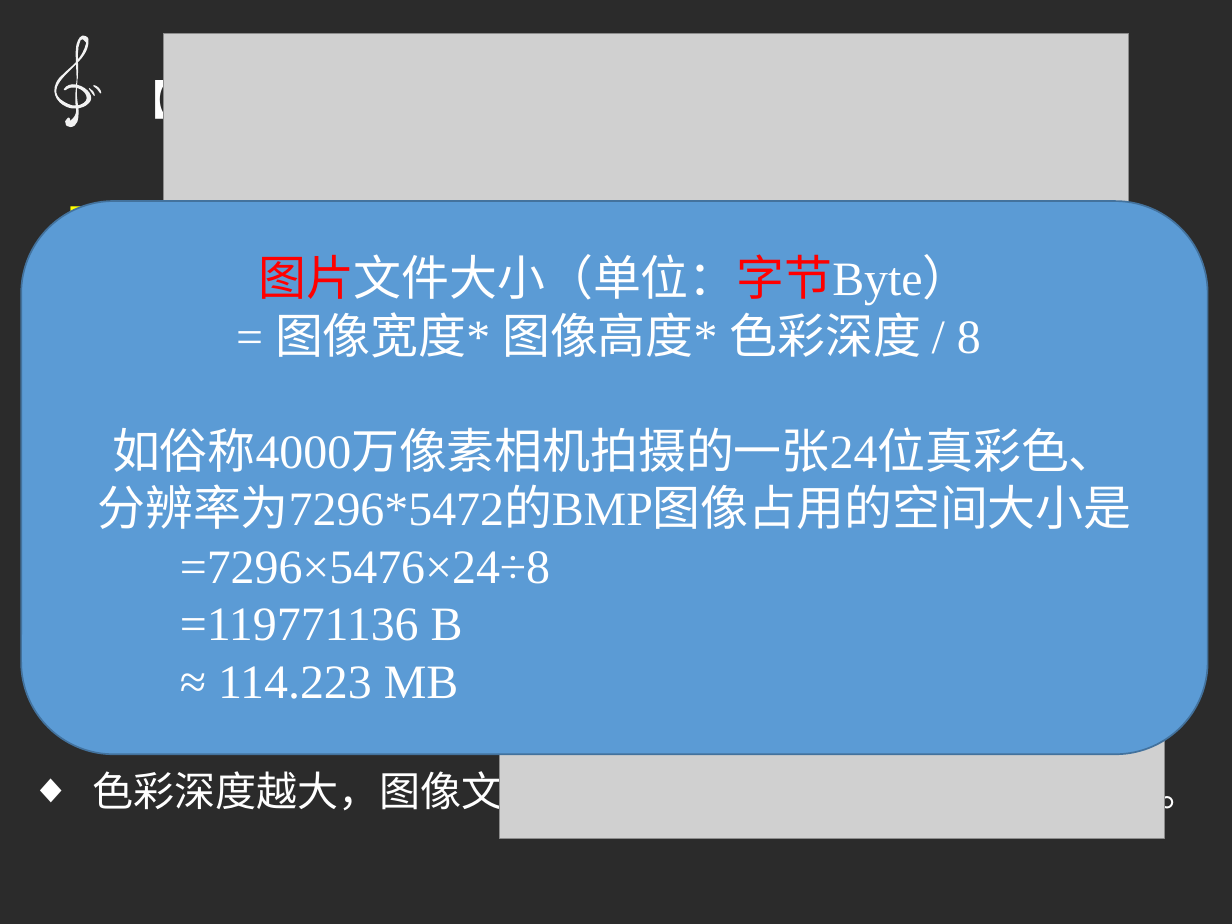
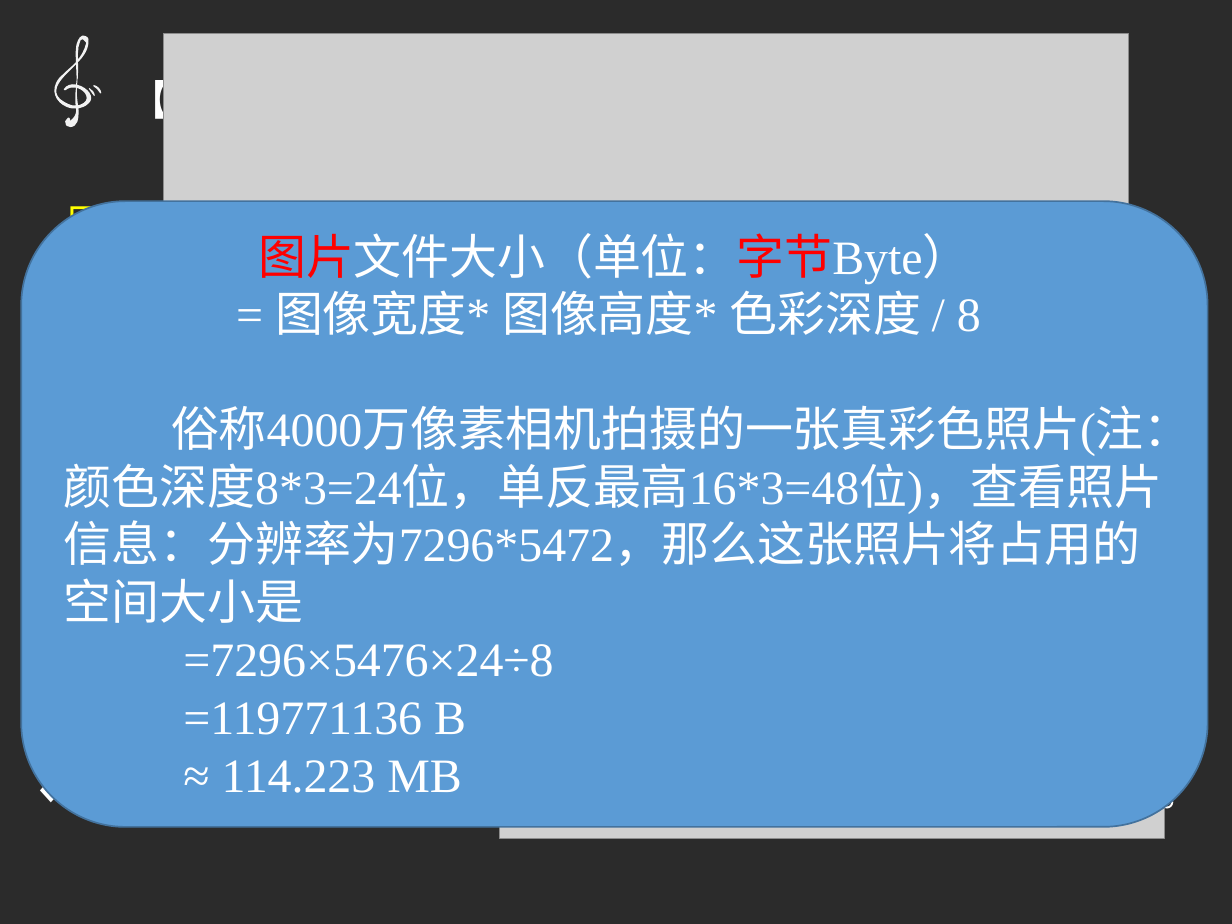
Before and after one commit to hongm32/2020design, a slide deck: slide 20 of 【第13-14课】数据编码/【第14课】数据编码.pptx. Drawn at 1232x924 pixels with LibreOffice and Linux fonts; fonts in the diff are those of the drawing; grey boxes stand for pictures; background and template pictures are left out; a plain dark background stands for a picture behind light text. Boxes give left, top, right and bottom in pixels: in the first picture for what was removed or moved away, otherwise in the second. Text is boxed around its words. In the diff, an @@ line names an element or a change of style, - is before the commit and + after.

```diff
--- a/【第13-14课】数据编码/【第14课】数据编码.pptx
+++ b/【第13-14课】数据编码/【第14课】数据编码.pptx
@@ rounded rectangle "图片文件大小（单位：字节Byte）": place and size @@
-rounded rectangle "图片文件大小（单位：字节Byte）" at [21, 201, 1207, 754]
+rounded rectangle "图片文件大小（单位：字节Byte）" at [21, 201, 1207, 827]
@@ text in rounded rectangle at [64, 405, 1192, 623]: text changed @@
-如俗称4000万像素相机拍摄的一张24位真彩色、
-分辨率为7296*5472的BMP图像占用的空间大小是
+俗称4000万像素相机拍摄的一张真彩色照片(注：颜色深度8*3=24位，单反最高16*3=48位)，查看照片信息：分辨率为7296*5472，那么这张照片将占用的空间大小是
```
Also in this commit, not shown: 5 other slides changed.
